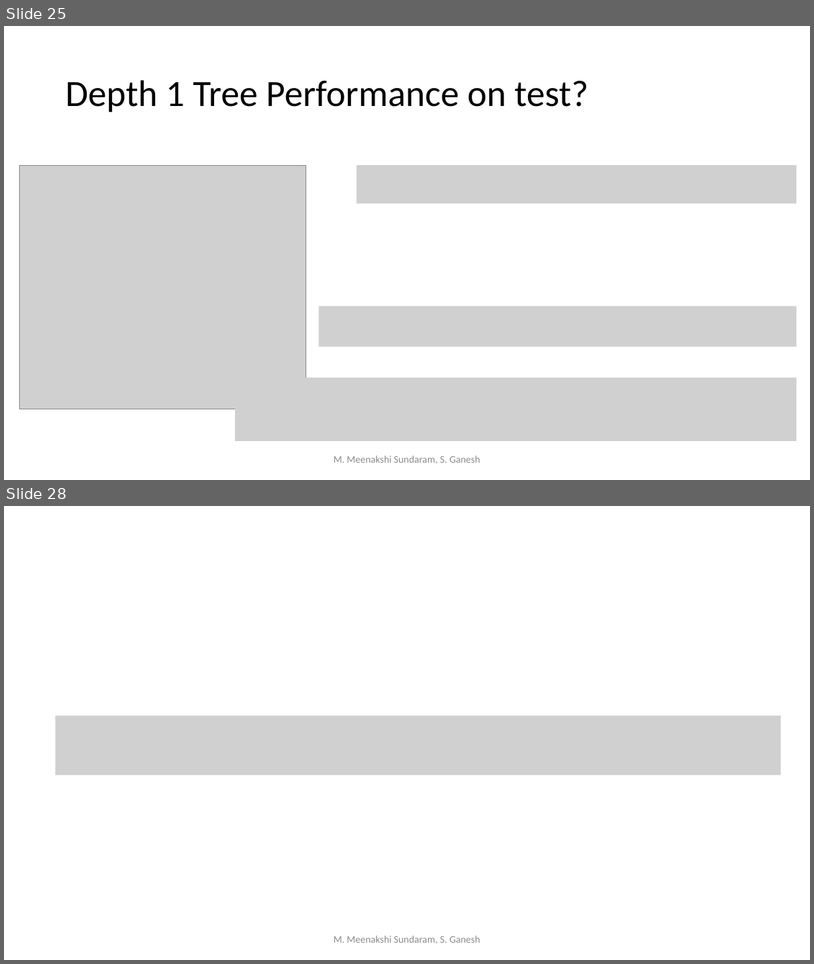
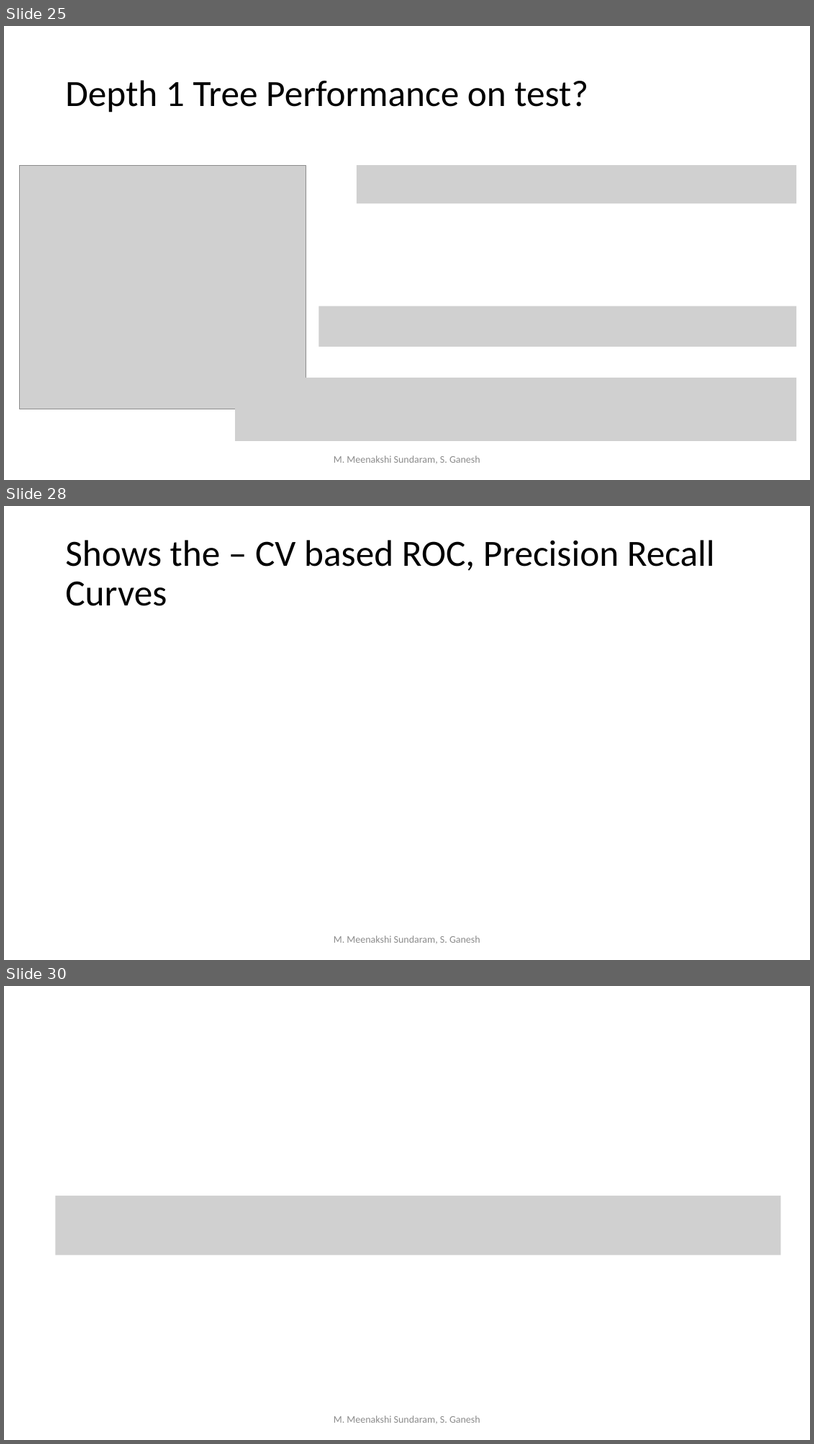
Before and after one commit to meenakshsundaram/AIML, a slide deck: Notes/Decision_Trees.pptx. Shown one above the other, each under a label of ours: slides 25 and 28 before the commit, slides 25, 28 and 30 after it; the slides between them are not shown. The pictures are 814x964 and 814x1444 pixels, drawn with LibreOffice and Linux fonts; fonts in the diff are those of the drawing; grey boxes stand for pictures. Boxes give left, top, right and bottom in pixels: in the first picture for what was removed or moved away, otherwise in the second. Text is boxed around its words. In the diff, an @@ line names an element or a change of style, - is before the commit and + after.

```diff
--- a/Notes/Decision_Trees.pptx
+++ b/Notes/Decision_Trees.pptx
@@ slide 28 added at (4,506,810,960), background #FFFFFF @@
@@ title added at (65,540,715,606), 44 pt, text #000000 @@
+Shows the – CV based ROC, Precision Recall Curves
@@ text added at (334,935,481,944), 12 pt, text #8C8C8C @@
+M. Meenakshi Sundaram, S. Ganesh
@@ what was slide 28 is now slide 30 @@
```
Also in this commit, not shown: 2 slides changed, 1 other slide added.
